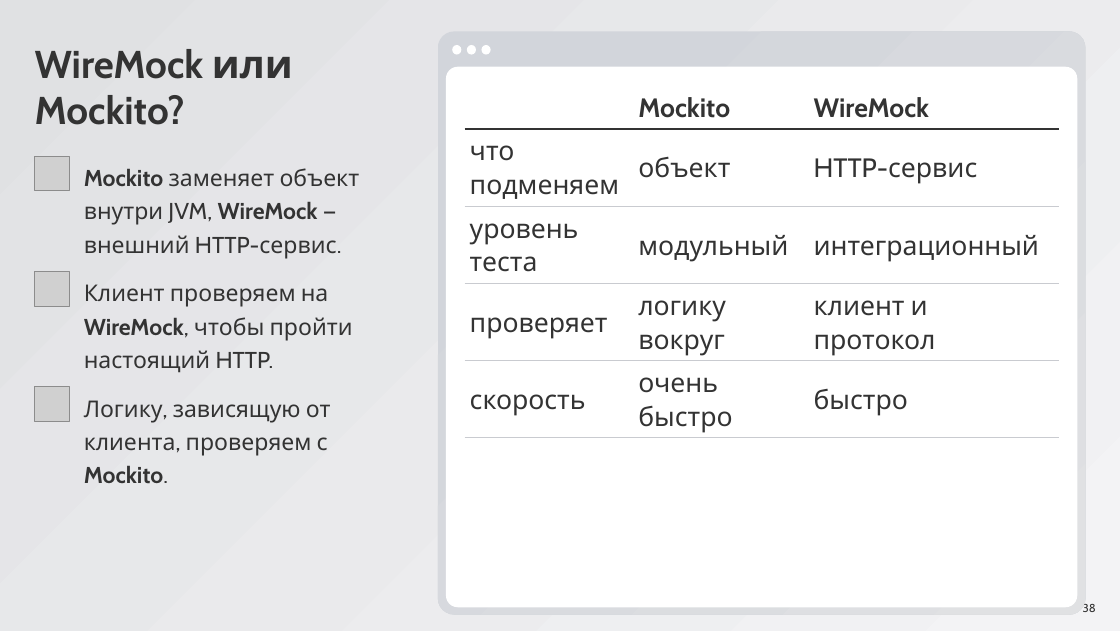
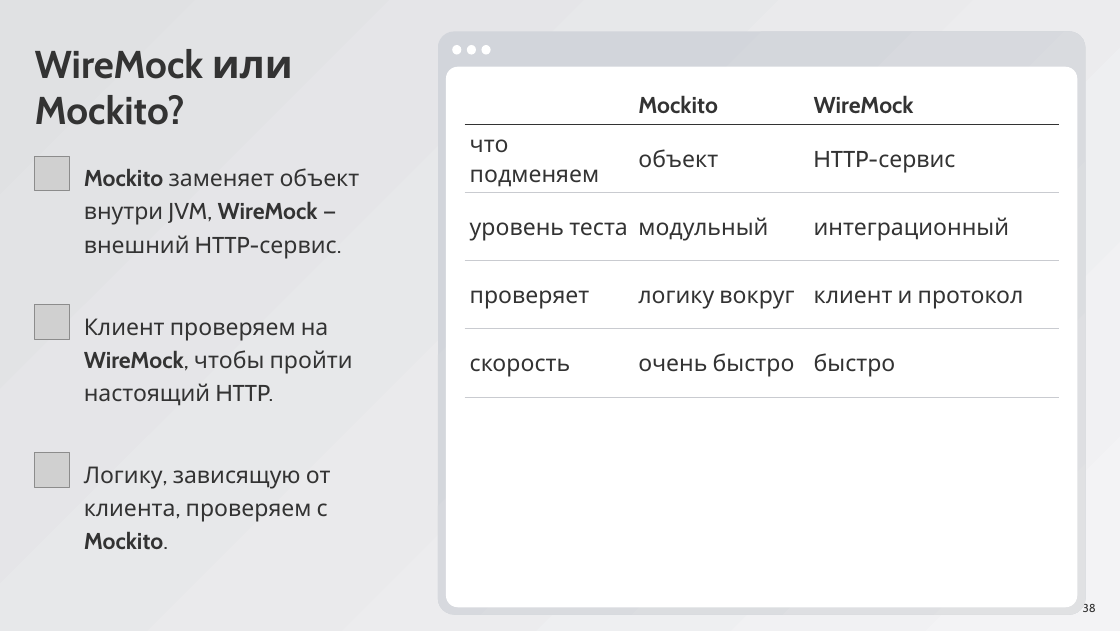
Before and after one commit to ArthurAipov/market-pulse-innopolis, a slide deck: slide 38 of advanced/docs/seminar8/Семинар 8.pptx. Drawn at 1120x631 pixels with LibreOffice and Linux fonts; fonts in the diff are those of the drawing; grey boxes stand for pictures. Boxes give left, top, right and bottom in pixels: in the first picture for what was removed or moved away, otherwise in the second. Text is boxed around its words. In the diff, an @@ line names an element or a change of style, - is before the commit and + after.

```diff
--- a/advanced/docs/seminar8/Семинар 8.pptx
+++ b/advanced/docs/seminar8/Семинар 8.pptx
@@ table at (x1=465, y1=85, x2=1058, y2=397) @@
@@ size 37 to 32 pt @@
@@ picture moved from (x1=35, y1=272, x2=69, y2=306) to (x1=35, y1=305, x2=69, y2=339) @@
@@ text "Клиент проверяем на WireMock, чтобы ..." moved from (x1=84, y1=284, x2=353, y2=373) to (x1=84, y1=318, x2=353, y2=406) @@
@@ picture moved from (x1=35, y1=386, x2=69, y2=421) to (x1=35, y1=453, x2=69, y2=487) @@
@@ text "Логику, зависящую от клиента, проверяем ..." moved from (x1=84, y1=400, x2=331, y2=484) to (x1=84, y1=466, x2=331, y2=550) @@
```
Also in this commit, not shown: 30 other slides changed.
